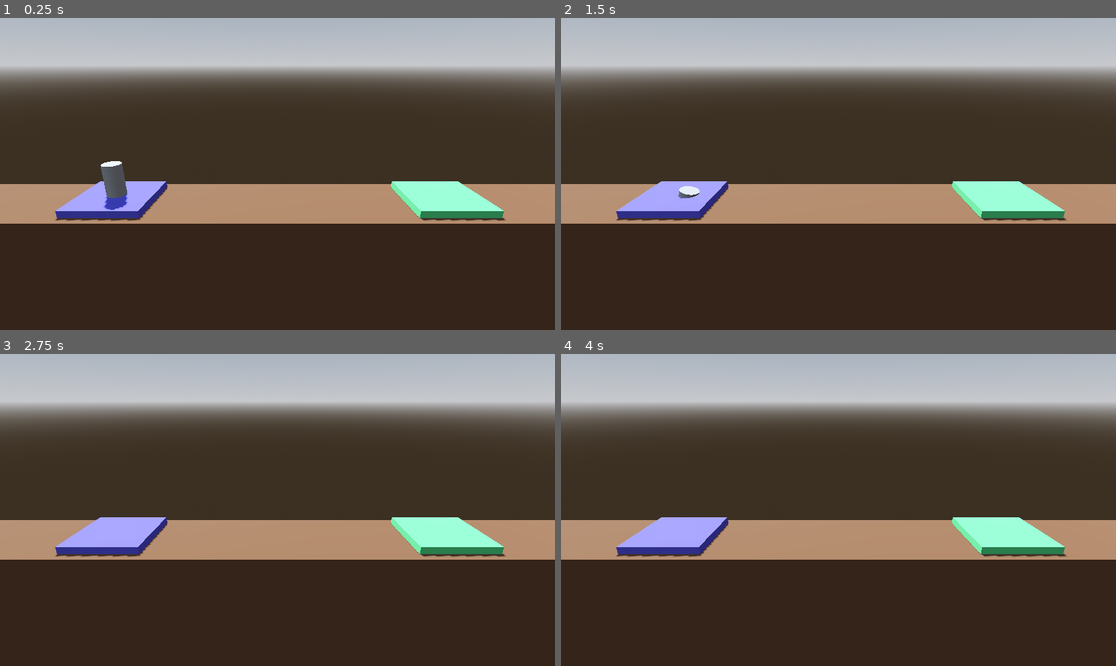
Above: before the commit, frames 1-4 (two rows, left to right).
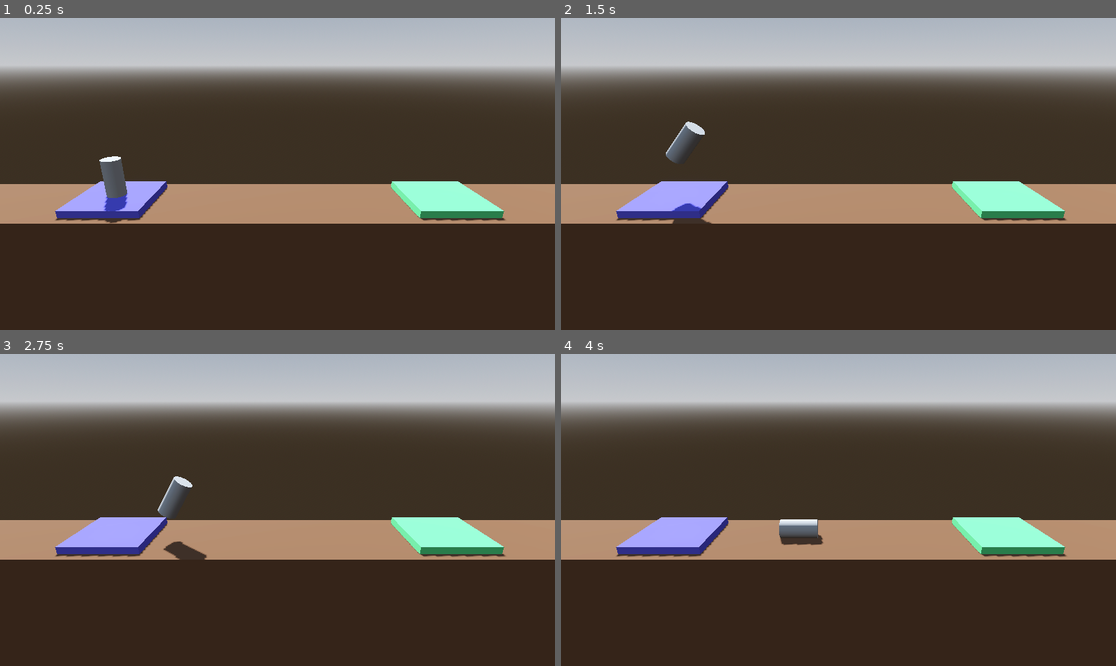
Above: after the commit, the same moments.

Repository: santosh/ProjectBoost
Game: Godot game, scene res://Level/level.tscn
Two runs of this game, one before a commit and one after it. Both use one fixed random seed, a clock stepped at 60 frames per second and the inputs below.
Inputs:
- Up to frame 1 (0.25 s): no input
- Up to frame 2 (1.5 s): hold Right (rotate_right) 0.53-1.28 s; hold W (boost) 0.53-1.28 s; hold Left (rotate_left) from 1.28 s (still down); tap W (boost) at 1.35 s
- Up to frame 3 (2.75 s): release Left (rotate_left) at 2.03 s; hold Right (rotate_right) from 2.03 s (still down); hold W (boost) from 2.03 s (still down)
- Up to frame 4 (4 s): release W (boost) at 2.78 s; tap W (boost) at 2.85 s; release Right (rotate_right) at 3.53 s; hold Left (rotate_left) from 3.53 s (still down); hold W (boost) from 3.53 s (still down)

The runs differ from the first frame. In frame 1, 0.2% of the frame differs, in the area x 17-23%, y 44-66%; in frame 2, 0.7%, in the area x 18-28%, y 33-66%; in frame 3, 0.7%; in frame 4, 0.6%.

Commit message:
add winning contition

Diff:
--- a/Level/level.tscn
+++ b/Level/level.tscn
@@ -33,19 +33,19 @@
 transform = Transform3D(-0.95388, 0.114564, -0.277468, -0.12941, 0.677075, 0.724446, 0.270862, 0.726942, -0.631022, -17, 18.2017, -20)
 shadow_enabled = true
 
-[node name="Floor" type="CSGBox3D" parent="."]
+[node name="Floor" type="CSGBox3D" parent="." groups=["Hazard"]]
 transform = Transform3D(1.255, 0, 0, 0, 1, 0, 0, 0, 1, 0, -4, 0)
 use_collision = true
 size = Vector3(30, 8, 5)
 material = SubResource("StandardMaterial3D_ir1th")
 
-[node name="LaunchPad" type="CSGBox3D" parent="."]
+[node name="LaunchPad" type="CSGBox3D" parent="." groups=["Start"]]
 transform = Transform3D(1, 0, 0, 0, 1, 0, 0, 0, 1, -8.72, 0.2, 0)
 use_collision = true
 size = Vector3(4, 0.4, 4)
 material = SubResource("StandardMaterial3D_8q873")
 
-[node name="LandingPad" type="CSGBox3D" parent="."]
+[node name="LandingPad" type="CSGBox3D" parent="." groups=["Goal"]]
 transform = Transform3D(1, 0, 0, 0, 1, 0, 0, 0, 1, 8.919, 0.2, 0)
 use_collision = true
 size = Vector3(4, 0.4, 4)
--- a/player.gd
+++ b/player.gd
@@ -15,3 +15,12 @@
 
 	if Input.is_action_pressed("rotate_right"):
 		apply_torque(Vector3(0.0, 0.0, 100.0 * -delta))
+
+
+func _on_body_entered(body: Node) -> void:
+	if "Hazard" in body.get_groups():
+		print("you crashed!")
+	elif "Goal" in body.get_groups():
+		print("you won! you landed on landing pad")
+	elif "Start" in body.get_groups():
+		print("you are back on launch pad")
--- a/player.tscn
+++ b/player.tscn
@@ -18,3 +18,8 @@
 
 [node name="MeshInstance3D" type="MeshInstance3D" parent="."]
 mesh = SubResource("CylinderMesh_vq5sb")
+
+[node name="CollisionShape3D" type="CollisionShape3D" parent="."]
+shape = SubResource("CylinderShape3D_lkjvv")
+
+[connection signal="body_entered" from="." to="." method="_on_body_entered"]
Not shown: 1 places in player.tscn that only renumber resources
